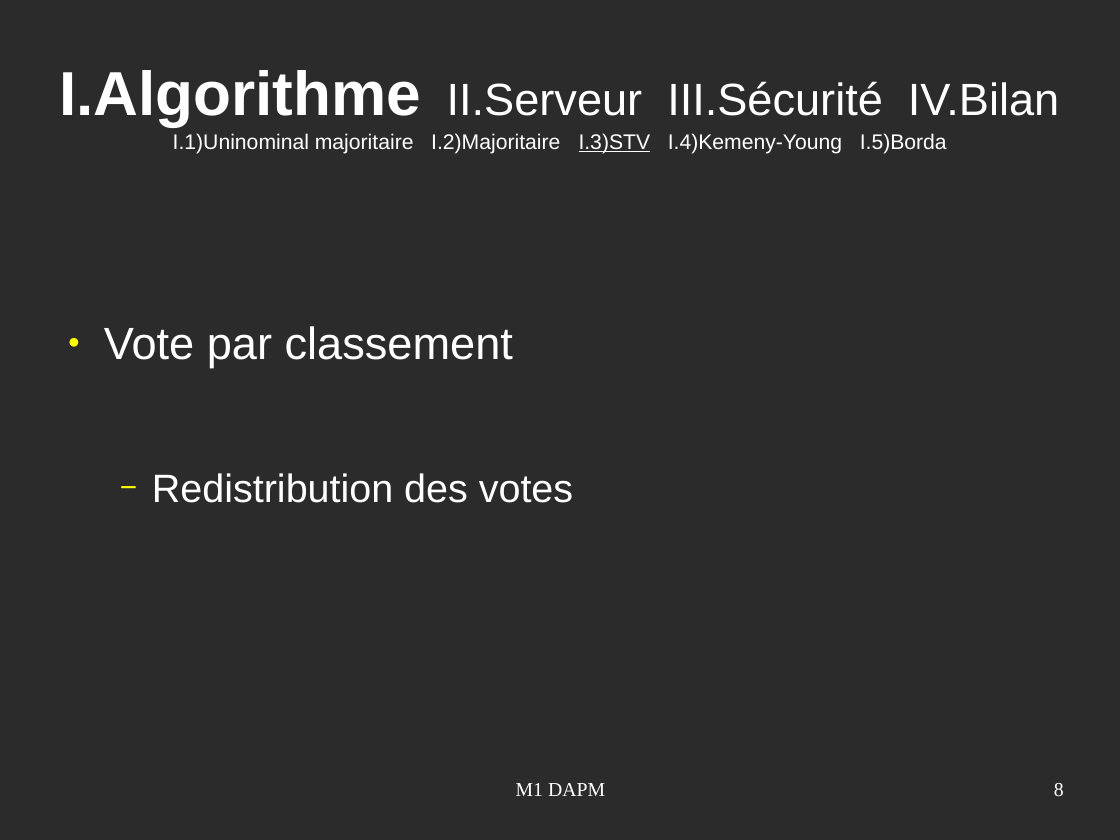
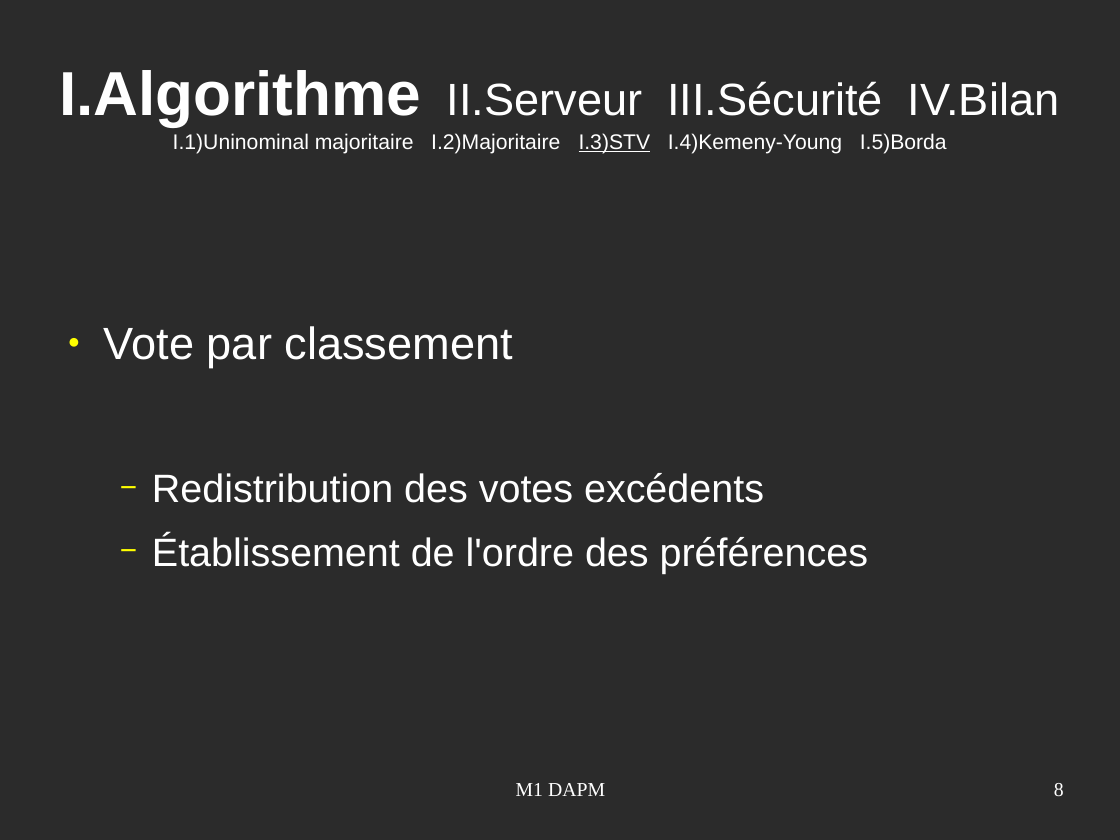
Before and after one commit to Smaylis13/ProjetM1, a slide deck: slide 8 of PresentationProjetM1evs.odp. Drawn at 1120x840 pixels with LibreOffice and Linux fonts; fonts in the diff are those of the drawing; background and template pictures are left out; a plain dark background stands for a picture behind light text. Boxes give left, top, right and bottom in pixels: in the first picture for what was removed or moved away, otherwise in the second. Text is boxed around its words. In the diff, an @@ line names an element or a change of style, - is before the commit and + after.

```diff
--- a/PresentationProjetM1evs.odp
+++ b/PresentationProjetM1evs.odp
@@ text at bbox=[152, 473, 868, 573]: text changed @@
-  − Redistribution des votes
+  − Redistribution des votes excédents
+  − Établissement de l'ordre des préférences
```
Also in this commit, not shown: 1 other slide changed.
